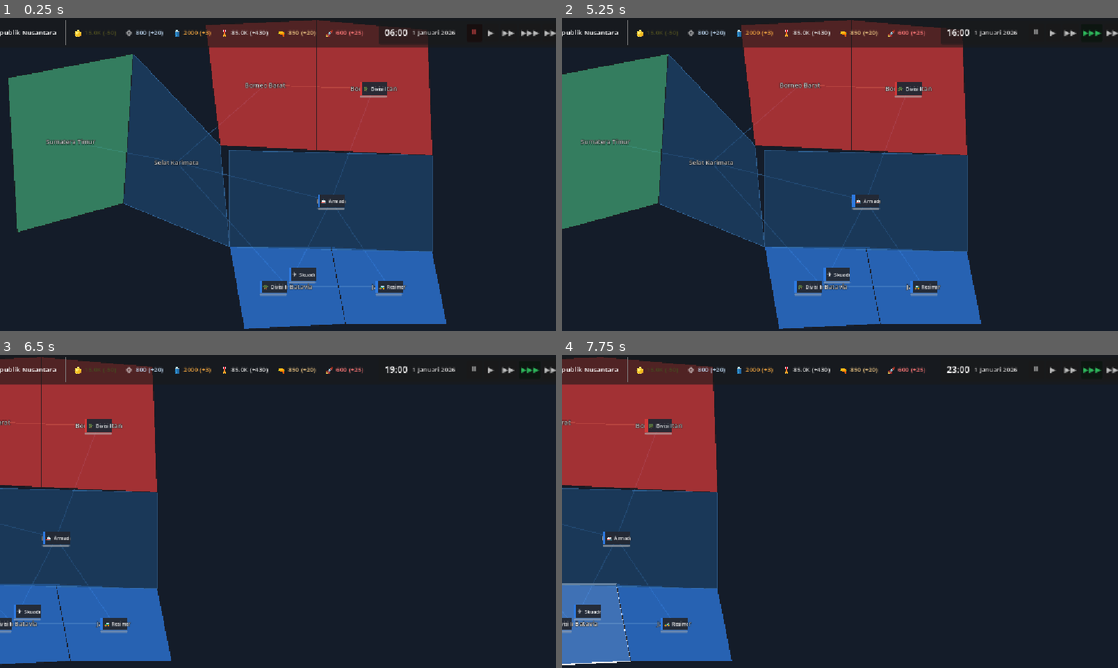
Above: before the commit, frames 1-4 (two rows, left to right).
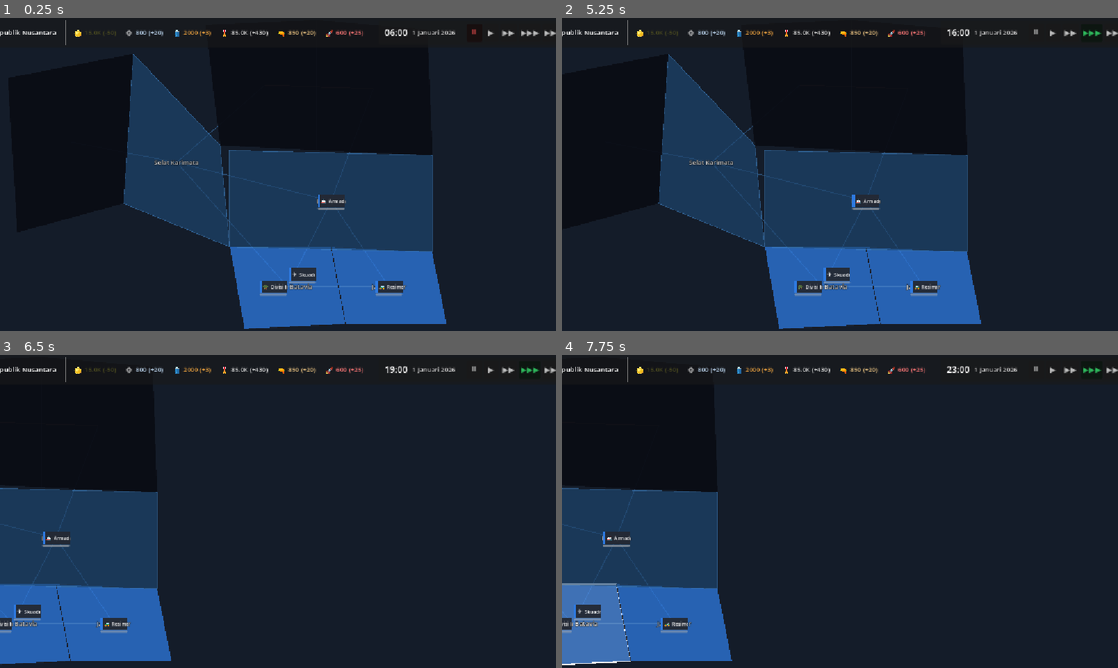
Above: after the commit, the same moments.

Repository: imismaindra/true-nation
Game: Godot game, scene res://src/main.tscn
Same seed, same stepped clock (60 frames per second), same inputs: the game is played once before the commit and once after it.
Inputs (mouse positions are in pixels of both pictures, inside the frame that each line leads up to):
- Up to frame 1 (0.25 s): no input
- Up to frame 2 (5.25 s): click "⏸" at 0.5 s; click "▶" at 1.25 s; click "▶▶" at 2 s; click "▶▶▶" at 2.75 s; tap Enter at 3.5, 5 s; drag from (1012, 174) to (834, 287) at 3.52 s; tap Space at 4.25 s; drag from (1012, 174) to (834, 287) at 4.27 s; move the mouse to (1012, 174) at 5.02 s; hold D from 5.03 s (still down); tap 3 at 5.1 s; click (1012, 174) at 5.17 s
- Up to frame 3 (6.5 s): release D at 5.75 s; drag from (255, 511) to (194, 624) at 5.77 s
- Up to frame 4 (7.75 s): drag from (739, 511) to (589, 611) at 6.52 s; drag from (734, 511) to (589, 611) at 7.27 s

The runs differ from the first frame. In frame 1, 25% of the frame differs, in the area x 1-78%, y 0-69%; in frame 2, 24%; in frame 3, 11%; in frame 4, 11%.

Commit message:
feat(v0.2): implement Fog of War, aerial reconnaissance, and radar sensor line of sight (Step 11)

Diff:
--- a/src/main.tscn
+++ b/src/main.tscn
@@ -17,6 +17,7 @@
 [ext_resource type="PackedScene" path="res://src/ui/construction_dialog.tscn" id="15_condlg"]
 [ext_resource type="Script" path="res://src/ai/ai_manager.gd" id="16_aimgr"]
 [ext_resource type="Resource" uid="uid://b23x18y4m59la" path="res://src/data/countries/rival_country.tres" id="17_rival"]
+[ext_resource type="Script" path="res://src/map/fog_of_war_manager.gd" id="18_fog"]
 
 [node name="Main" type="Node2D"]
 script = ExtResource("1_main")
@@ -59,6 +60,12 @@
 military_manager = NodePath("../MilitaryManager")
 production_manager = NodePath("../ProductionManager")
 building_manager = NodePath("../BuildingManager")
+
+[node name="FogOfWarManager" type="Node" parent="." node_paths=PackedStringArray("map_manager", "military_manager")]
+script = ExtResource("18_fog")
+map_manager = NodePath("../WorldMap")
+military_manager = NodePath("../MilitaryManager")
+player_country = ExtResource("6_player")
 
 [node name="RTSCamera2D" parent="." instance=ExtResource("4_cam")]
 position = Vector2(-360, 0)
--- /dev/null
+++ b/src/map/fog_of_war_manager.gd
@@ -0,0 +1,91 @@
+# fog_of_war_manager.gd
+# Mengelola sistem kabut perang (Fog of War) 2D, jangkauan sensor radar/jet, dan intelijen tempur.
+class_name FogOfWarManager
+extends Node
+
+@export var map_manager: MapManager
+@export var military_manager: MilitaryManager
+@export var player_country: Country
+
+var explored_province_ids: Dictionary = {}
+
+signal fog_updated()
+
+func _ready() -> void:
+	var event_bus = get_node_or_null("/root/EventBus")
+	if event_bus != null:
+		event_bus.unit_movement_started.connect(func(_u, _f, _t): update_fog_of_war())
+		event_bus.unit_movement_finished.connect(func(_u, _p): update_fog_of_war())
+		event_bus.province_owner_changed.connect(func(_p, _o, _n): update_fog_of_war())
+
+	var time_mgr = get_node_or_null("/root/TimeManager")
+	if time_mgr != null:
+		time_mgr.hourly_tick.connect(func(_h, _d, _m, _y): update_fog_of_war())
+
+	# Panggilan update awal pada frame berikutnya setelah node scene selesai diinisialisasi
+	call_deferred("update_fog_of_war")
+
+func update_fog_of_war() -> void:
+	if map_manager == null or player_country == null:
+		return
+
+	var visible_provinces: Array[Province] = []
+
+	# 1. Wilayah Teritorial Sendiri & Sensor Fasilitas Pangkalan
+	for prov in map_manager.provinces:
+		if prov.owner_country == player_country:
+			if not visible_provinces.has(prov):
+				visible_provinces.append(prov)
+
+			# Fasilitas Pangkalan Udara / Benteng memberikan radar garis pandang perbatasan
+			if prov.has_airbase() or prov.get_defense_bonus() > 0.0:
+				for neighbor in prov.connected_provinces:
+					if not visible_provinces.has(neighbor):
+						visible_provinces.append(neighbor)
+
+	# 2. Sensor Pasukan / Unit Pemain
+	if military_manager != null:
+		for unit in military_manager.units:
+			if unit != null and is_instance_valid(unit) and unit.owner_country == player_country:
+				if unit.current_province != null and not visible_provinces.has(unit.current_province):
+					visible_provinces.append(unit.current_province)
+				if unit.target_province != null and not visible_provinces.has(unit.target_province):
+					visible_provinces.append(unit.target_province)
+
+				# Jet Tempur / Drone Intai memiliki jangkauan pengintaian udara (Air Reconnaissance)
+				if unit.unit_data != null and unit.unit_data.domain == UnitData.Domain.AIR:
+					var base_prov = unit.current_province
+					if base_prov != null:
+						for neighbor in base_prov.connected_provinces:
+							if not visible_provinces.has(neighbor):
+								visible_provinces.append(neighbor)
+
+	# 3. Terapkan Status Visibilitas ke Setiap Provinsi
+	for prov in map_manager.provinces:
+		if visible_provinces.has(prov):
+			prov.set_visibility_state(Province.VisibilityState.VISIBLE)
+			explored_province_ids[prov.province_id] = true
+		elif explored_province_ids.has(prov.province_id):
+			prov.set_visibility_state(Province.VisibilityState.FOGGED)
+		else:
+			prov.set_visibility_state(Province.VisibilityState.UNKNOWN)
+
+	# 4. Sembunyikan / Munculkan Unit Musuh Sesuai Garis Pandang Sensor
+	if military_manager != null:
+		for unit in military_manager.units:
+			if unit != null and is_instance_valid(unit):
+				if unit.owner_country != player_country:
+					var in_sight = false
+					if unit.current_province != null and visible_provinces.has(unit.current_province):
+						in_sight = true
+					elif unit.target_province != null and visible_provinces.has(unit.target_province):
+						in_sight = true
+
+					unit.visible = in_sight
+					# Jika unit musuh tersembunyi, pastikan pemain tidak bisa memilihnya
+					if not in_sight and unit.is_selected:
+						military_manager.deselect_current_unit()
+				else:
+					unit.visible = true
+
+	fog_updated.emit()
--- a/src/map/province.gd
+++ b/src/map/province.gd
@@ -133,6 +133,19 @@
 		sum += pt
 	return sum / float(polygon_points.size())
 
+enum VisibilityState {
+	VISIBLE,
+	FOGGED,
+	UNKNOWN
+}
+
+var current_visibility: VisibilityState = VisibilityState.VISIBLE
+
+func set_visibility_state(new_state: VisibilityState) -> void:
+	if current_visibility != new_state:
+		current_visibility = new_state
+		update_visuals()
+
 func update_visuals() -> void:
 	if not visual_polygon or not border_line:
 		return
@@ -146,25 +159,53 @@
 	else:
 		base_color = Color(0.35, 0.35, 0.38, 0.7) # Netral / abu-abu
 
-	# Efek Hover & Seleksi
-	if is_selected:
-		visual_polygon.color = base_color.lightened(0.25)
-		border_line.default_color = Color(1.0, 0.9, 0.2, 1.0) # Kuning emas terang
-		border_line.width = 4.0
-		label_name.modulate = Color(1.0, 1.0, 0.4, 1.0)
-	elif is_hovered:
-		visual_polygon.color = base_color.lightened(0.15)
-		border_line.default_color = Color(1.0, 1.0, 1.0, 0.9) # Putih terang
-		border_line.width = 2.5
-		label_name.modulate = Color(1.0, 1.0, 1.0, 1.0)
-	else:
-		visual_polygon.color = base_color
-		if is_sea_zone():
-			border_line.default_color = Color(0.25, 0.5, 0.75, 0.5)
-		else:
-			border_line.default_color = Color(0.1, 0.1, 0.12, 0.85)
-		border_line.width = 1.5
-		label_name.modulate = Color(0.9, 0.9, 0.9, 0.85)
+	match current_visibility:
+		VisibilityState.VISIBLE:
+			label_name.visible = true
+			if is_selected:
+				visual_polygon.color = base_color.lightened(0.25)
+				border_line.default_color = Color(1.0, 0.9, 0.2, 1.0) # Kuning emas terang
+				border_line.width = 4.0
+				label_name.modulate = Color(1.0, 1.0, 0.4, 1.0)
+			elif is_hovered:
+				visual_polygon.color = base_color.lightened(0.15)
+				border_line.default_color = Color(1.0, 1.0, 1.0, 0.9) # Putih terang
+				border_line.width = 2.5
+				label_name.modulate = Color(1.0, 1.0, 1.0, 1.0)
+			else:
+				visual_polygon.color = base_color
+				if is_sea_zone():
+					border_line.default_color = Color(0.25, 0.5, 0.75, 0.5)
+				else:
+					border_line.default_color = Color(0.1, 0.1, 0.12, 0.85)
+				border_line.width = 1.5
+				label_name.modulate = Color(0.9, 0.9, 0.9, 0.85)
+
+		VisibilityState.FOGGED:
+			# Wilayah pernah dikunjungi / diketahui, tapi tidak ada sensor aktif
+			label_name.visible = true
+			label_name.modulate = Color(0.65, 0.7, 0.8, 0.5)
+			var fog_color = base_color.darkened(0.6).lerp(Color(0.1, 0.14, 0.2, 0.85), 0.7)
+			if is_hovered or is_selected:
+				visual_polygon.color = fog_color.lightened(0.15)
+				border_line.default_color = Color(0.4, 0.5, 0.6, 0.7)
+				border_line.width = 2.0
+			else:
+				visual_polygon.color = fog_color
+				border_line.default_color = Color(0.12, 0.15, 0.2, 0.6)
+				border_line.width = 1.2
+
+		VisibilityState.UNKNOWN:
+			# Belum pernah diintai (gelap gulita)
+			label_name.visible = false
+			if is_hovered:
+				visual_polygon.color = Color(0.06, 0.08, 0.12, 0.98)
+				border_line.default_color = Color(0.2, 0.25, 0.3, 0.5)
+				border_line.width = 1.5
+			else:
+				visual_polygon.color = Color(0.04, 0.05, 0.08, 0.95)
+				border_line.default_color = Color(0.08, 0.1, 0.14, 0.3)
+				border_line.width = 1.0
 
 func set_selected(val: bool) -> void:
 	if is_selected != val:
Not shown, added: src/ai/ai_manager.gd.uid
Not shown, added: src/economy/building_manager.gd.uid
Not shown: 1 places in src/main.tscn that only renumber resources
Not shown, added: src/map/fog_of_war_manager.gd.uid
Not shown, added: src/ui/construction_dialog.gd.uid
